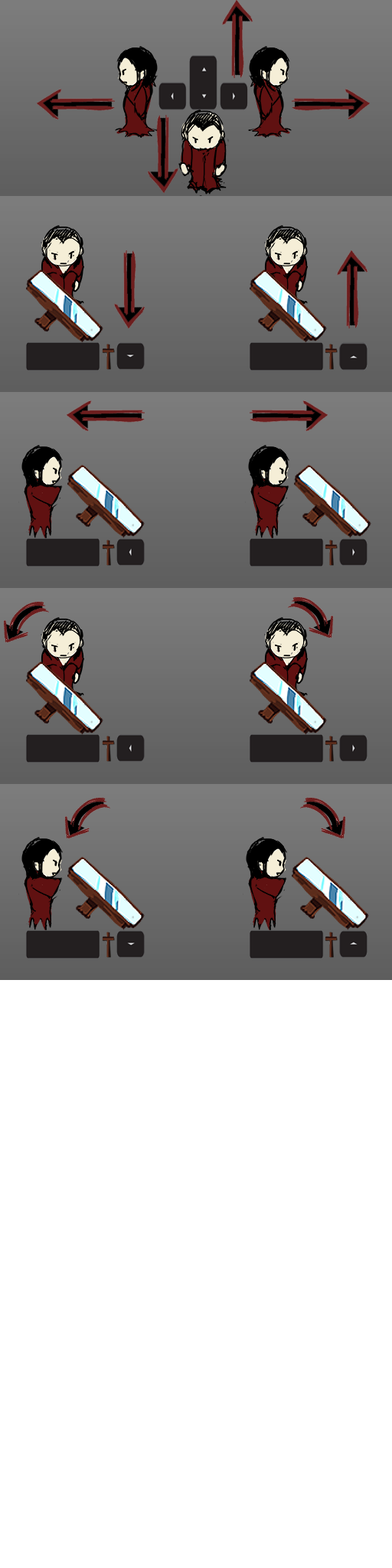
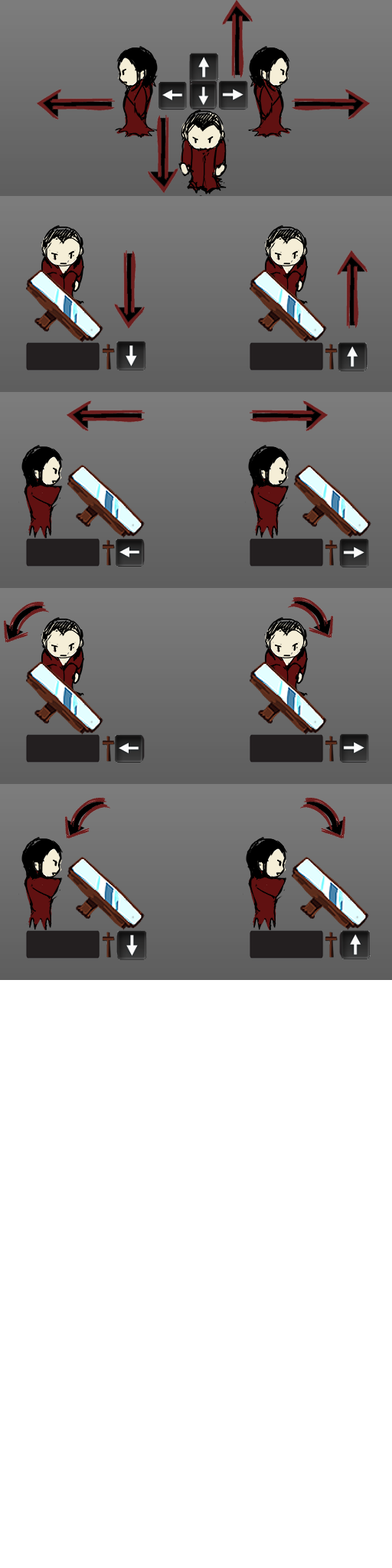
The second 392px x 1568px image is a revision of the first. Changes to its layers:
removed layer "tutorial_movement.png" over [158, 52, 249, 111]
removed layer "tutorial_push_pull_2.png" over [115, 538, 370, 569]
removed layer "Push_pull_vertical" over [116, 340, 368, 372]
removed layer "tutorial_rotation_2.png" over [114, 733, 370, 764]
added layer "Pasted Layer #11" above "Pasted Layer #10" over [114, 734, 144, 763]
added layer "Pasted Layer #10" above "Pasted Layer #9" over [115, 538, 144, 567]
added layer "Pasted Layer #9" above "Pasted Layer #8" over [158, 81, 187, 110]
added layer "Pasted Layer #8" above "Pasted Layer #7" over [189, 82, 217, 110]
added layer "Pasted Layer #7" above "Pasted Layer #6" over [116, 340, 147, 371]
added layer "Pasted Layer #6" above "Pasted Layer #5" over [117, 930, 147, 961]
added layer "Pasted Layer #5" above "Pasted Layer #4" over [340, 930, 371, 960]
added layer "Pasted Layer #4" above "Pasted Layer #3" over [337, 342, 368, 372]
added layer "Pasted Layer #3" above "Pasted Layer #2" over [189, 52, 220, 83]
added layer "Pasted Layer #2" above "Pasted Layer #1" over [339, 733, 370, 764]
added layer "Pasted Layer #1" above "Pasted Layer" over [339, 538, 370, 569]
added layer "Pasted Layer" above "Rotate_horizontal" over [218, 80, 249, 111]
painted on "Rotate_horizontal" over [114, 52, 370, 764]
